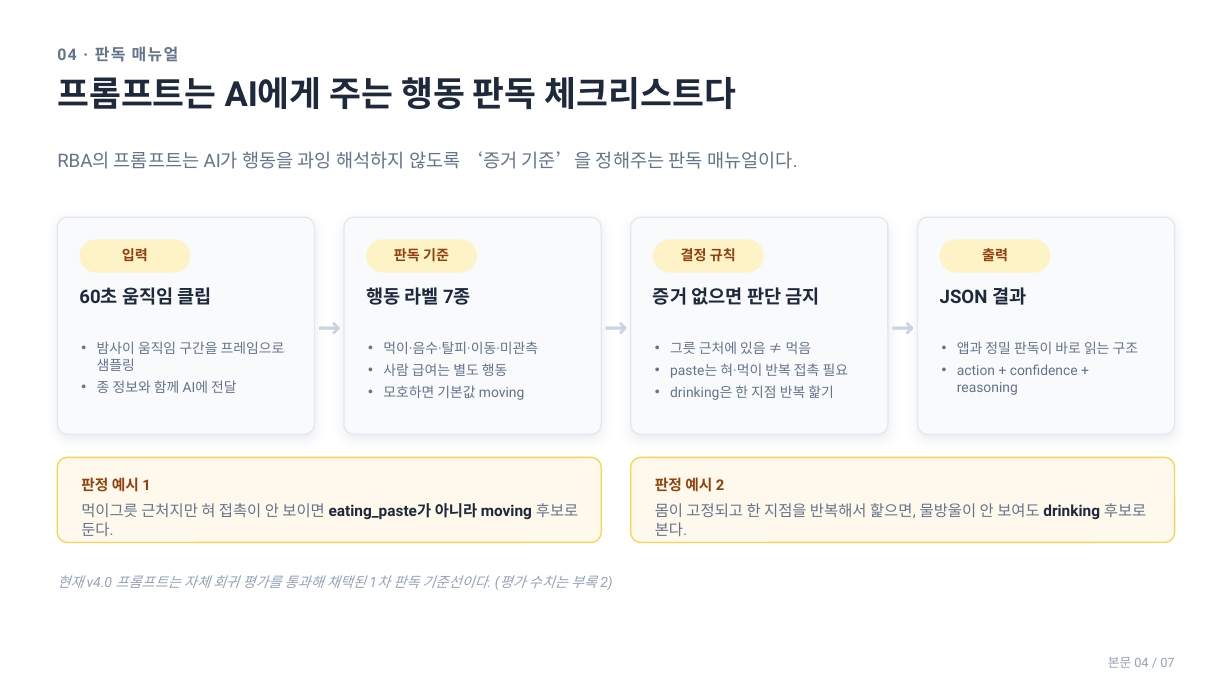
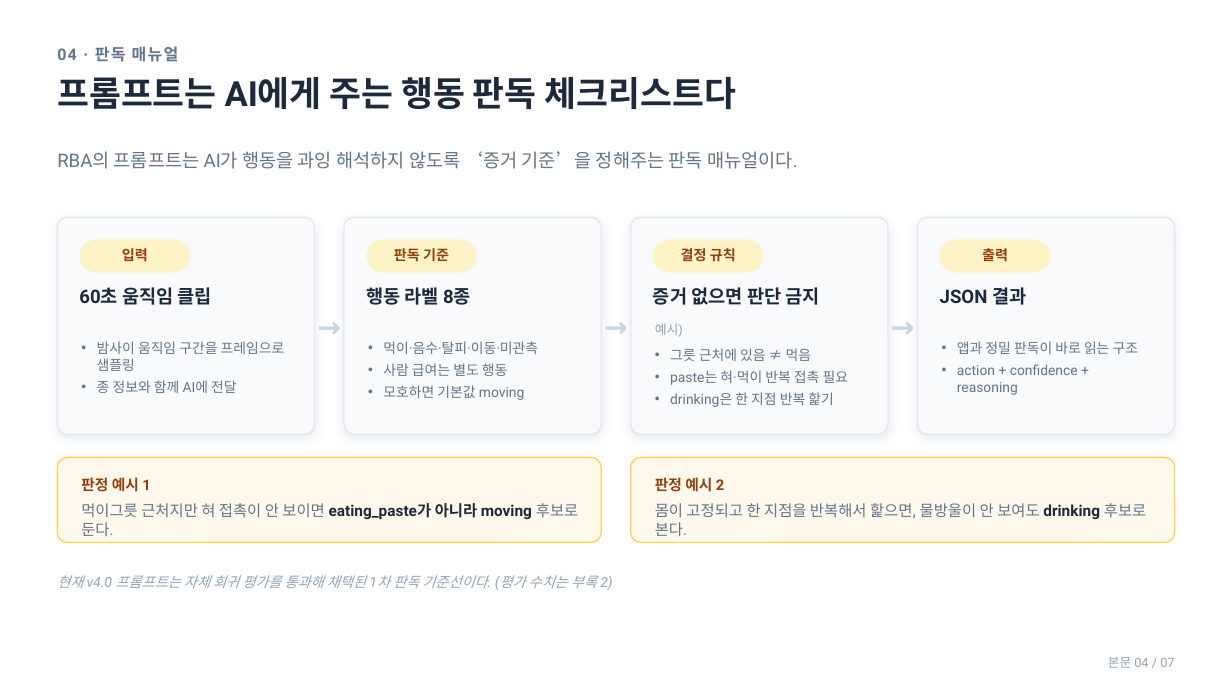
Before and after one commit to S-Soo100/petcam-lab, a slide deck: slide 5 of docs/ir/teraai-rba-investor.pptx. Drawn at 1232x693 pixels with LibreOffice and Linux fonts; fonts in the diff are those of the drawing. Boxes give left, top, right and bottom in pixels: in the first picture for what was removed or moved away, otherwise in the second. Text is boxed around its words. In the diff, an @@ line names an element or a change of style, - is before the commit and + after.

```diff
--- a/docs/ir/teraai-rba-investor.pptx
+++ b/docs/ir/teraai-rba-investor.pptx
@@ text at (366,287,471,305): text changed @@
-행동 라벨 7종
+행동 라벨 8종
@@ text added at (655,323,683,336), 10 pt, text #94A3B8 @@
+예시)
@@ text "그릇 근처에 있음 ≠ 먹음": place and size @@
-text "그릇 근처에 있음 ≠ 먹음" at (670,341,848,400)
+text "그릇 근처에 있음 ≠ 먹음" at (670,348,848,407)
```
Also in this commit, not shown: 4 other slides changed, 2 other files.
